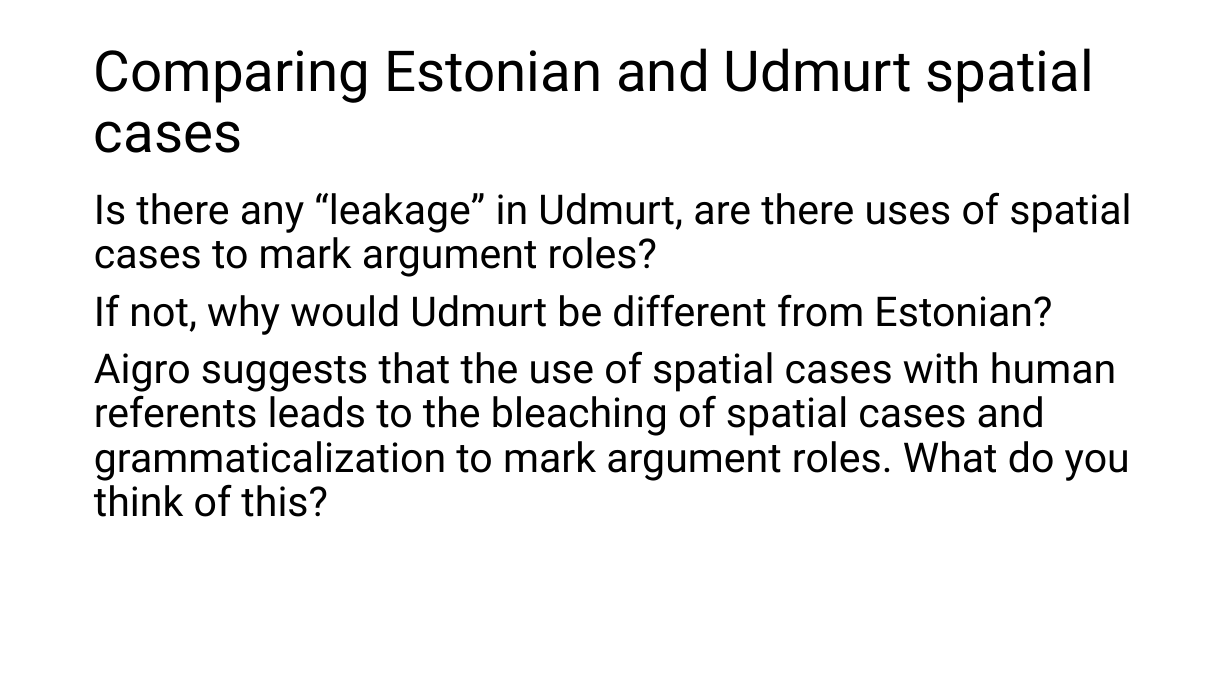
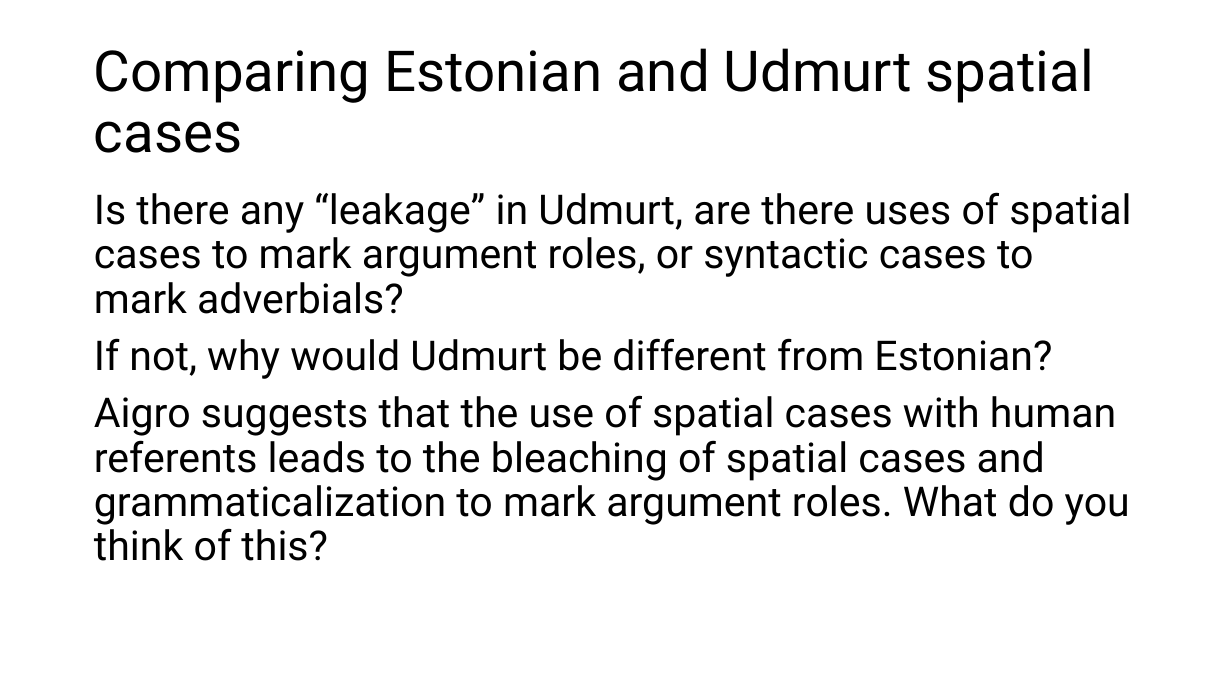
Before and after one commit to lajanda/lajanda.github.io, a slide deck: slide 17 of conference presentations/Defense_Erkkila.pptx. Drawn at 1232x693 pixels with LibreOffice and Linux fonts; fonts in the diff are those of the drawing. Boxes give left, top, right and bottom in pixels: in the first picture for what was removed or moved away, otherwise in the second. Text is boxed around its words. In the diff, an @@ line names an element or a change of style, - is before the commit and + after.

```diff
--- a/conference presentations/Defense_Erkkila.pptx
+++ b/conference presentations/Defense_Erkkila.pptx
@@ text at (94, 192, 1131, 314): text changed @@
-Is there any “leakage” in Udmurt, are there uses of spatial cases to mark argument roles?
+Is there any “leakage” in Udmurt, are there uses of spatial cases to mark argument roles, or syntactic cases to mark adverbials?
```
Also in this commit, not shown: 5 other slides changed, 1 other file.
